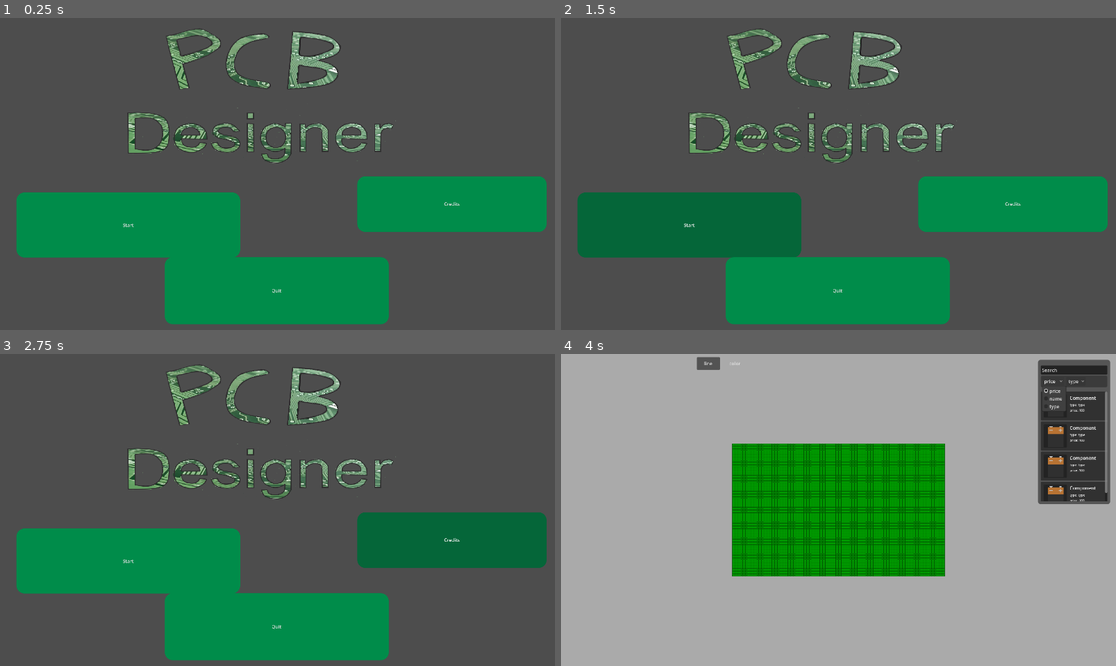
Above: before the commit, frames 1-4 (two rows, left to right).
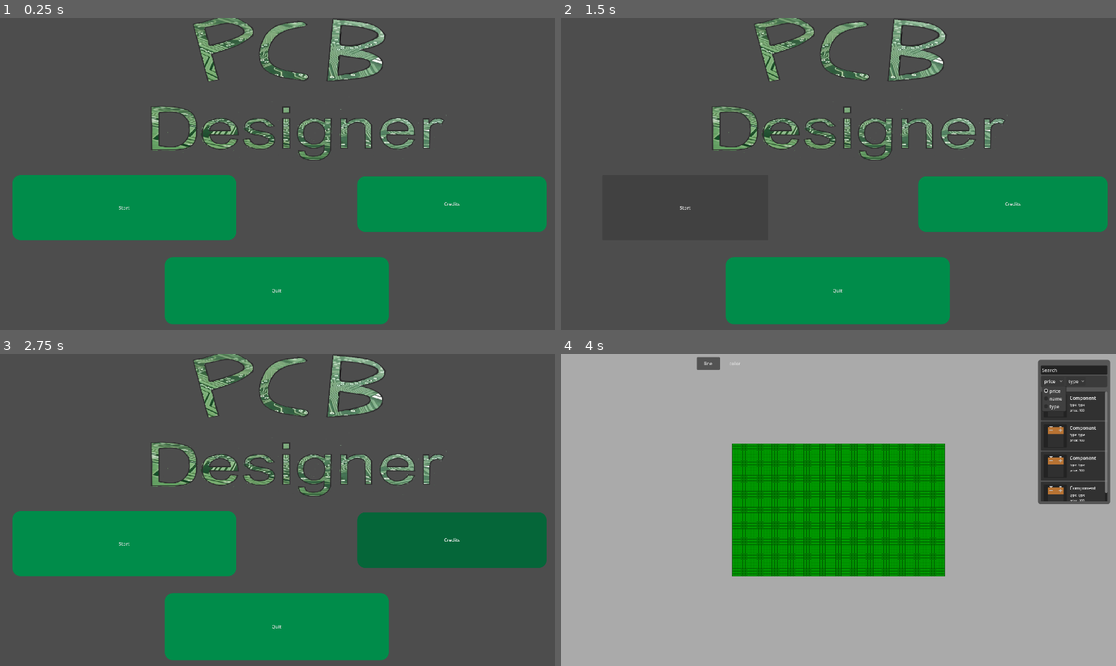
Above: after the commit, the same moments.

Repository: kankern69-max/game-godot
Game: Godot game, scene res://ui/main_menu.tscn
Two runs of this game, one before a commit and one after it. Both use one fixed random seed, a clock stepped at 60 frames per second and the inputs below.
Inputs (mouse positions are in pixels of both pictures, inside the frame that each line leads up to):
- Up to frame 1 (0.25 s): no input
- Up to frame 2 (1.5 s): click "Start" at 0.5 s; click "Start" at 1.25 s
- Up to frame 3 (2.75 s): click "Credits" at 2 s
- Up to frame 4 (4 s): move the mouse to (960, 494) at 2.77 s; hold Right 2.78-3.5 s; tap Alt at 2.85 s; click (960, 494) at 2.92 s; click "price" at 3.5 s

The runs differ from the first frame. In frame 1, 12% of the frame differs, in the area x 2-81%, y 0-77%; in frame 2, 16%, in the area x 3-81%, y 0-77%; in frame 3, 12%; in frame 4, nothing differs.
Error in both runs: Cannot call method 'change_scene_to_file' on a null value. (res://ui/scripts/main_menu.gd:6)

Commit message:
Changed main menu layout

Diff:
--- a/pcd-desinger-v-1/ui/main_menu.tscn
+++ b/pcd-desinger-v-1/ui/main_menu.tscn
@@ -6,13 +6,36 @@
 
 [sub_resource type="Theme" id="Theme_0dkrt"]
 
-[sub_resource type="StyleBoxFlat" id="StyleBoxFlat_7vrkn"]
+[sub_resource type="StyleBoxFlat" id="StyleBoxFlat_wk0pr"]
 bg_color = Color(0, 0.54901963, 0.2901961, 1)
 corner_radius_top_left = 28
 corner_radius_top_right = 28
 corner_radius_bottom_right = 28
 corner_radius_bottom_left = 28
-corner_detail = 20
+expand_margin_left = 100.0
+expand_margin_right = 100.0
+
+[sub_resource type="StyleBoxFlat" id="StyleBoxFlat_rmr83"]
+bg_color = Color(0, 0.54901963, 0.2901961, 1)
+corner_radius_top_left = 28
+corner_radius_top_right = 28
+corner_radius_bottom_right = 28
+corner_radius_bottom_left = 28
+expand_margin_left = 100.0
+expand_margin_right = 100.0
+
+[sub_resource type="StyleBoxFlat" id="StyleBoxFlat_8uxxo"]
+bg_color = Color(0.019607844, 0.4, 0.22352941, 1)
+corner_radius_top_left = 28
+corner_radius_top_right = 28
+corner_radius_bottom_right = 28
+
+[sub_resource type="StyleBoxFlat" id="StyleBoxFlat_fu7sn"]
+bg_color = Color(0, 0.54901963, 0.2901961, 1)
+corner_radius_top_left = 28
+corner_radius_top_right = 28
+corner_radius_bottom_right = 28
+corner_radius_bottom_left = 28
 expand_margin_left = 100.0
 expand_margin_right = 100.0
 
@@ -23,15 +46,6 @@
 corner_radius_bottom_right = 28
 corner_radius_bottom_left = 28
 corner_detail = 20
-expand_margin_left = 100.0
-expand_margin_right = 100.0
-
-[sub_resource type="StyleBoxFlat" id="StyleBoxFlat_fu7sn"]
-bg_color = Color(0, 0.54901963, 0.2901961, 1)
-corner_radius_top_left = 28
-corner_radius_top_right = 28
-corner_radius_bottom_right = 28
-corner_radius_bottom_left = 28
 expand_margin_left = 100.0
 expand_margin_right = 100.0
 
@@ -69,16 +83,15 @@
 anchors_preset = 4
 anchor_top = 0.5
 anchor_bottom = 0.5
-offset_left = 157.0
-offset_top = 64.0
-offset_right = 731.0
-offset_bottom = 289.0
+offset_left = 143.0
+offset_top = 4.0
+offset_right = 717.0
+offset_bottom = 229.0
 grow_vertical = 2
-rotation = 6.2831855
 theme = SubResource("Theme_0dkrt")
-theme_override_styles/normal = SubResource("StyleBoxFlat_7vrkn")
-theme_override_styles/pressed = SubResource("StyleBoxFlat_t7e0r")
-theme_override_styles/hover = SubResource("StyleBoxFlat_t7e0r")
+theme_override_styles/normal = SubResource("StyleBoxFlat_wk0pr")
+theme_override_styles/pressed = SubResource("StyleBoxFlat_rmr83")
+theme_override_styles/hover_pressed = SubResource("StyleBoxFlat_8uxxo")
 text = "Start"
 
 [node name="Quit" type="Button" parent="." unique_id=1824048329]
@@ -122,8 +135,9 @@
 volume_db = 8.0
 
 [node name="PcbLogo" type="Sprite2D" parent="." unique_id=1874034518]
-position = Vector2(901.5, 274.5)
-scale = Vector2(1.17125, 0.925)
+position = Vector2(1028.6359, 249.02817)
+rotation = -6.2831855
+scale = Vector2(1.2906717, 0.99655145)
 texture = ExtResource("3_wk0pr")
 
 [connection signal="pressed" from="Start" to="." method="_on_start_pressed"]
